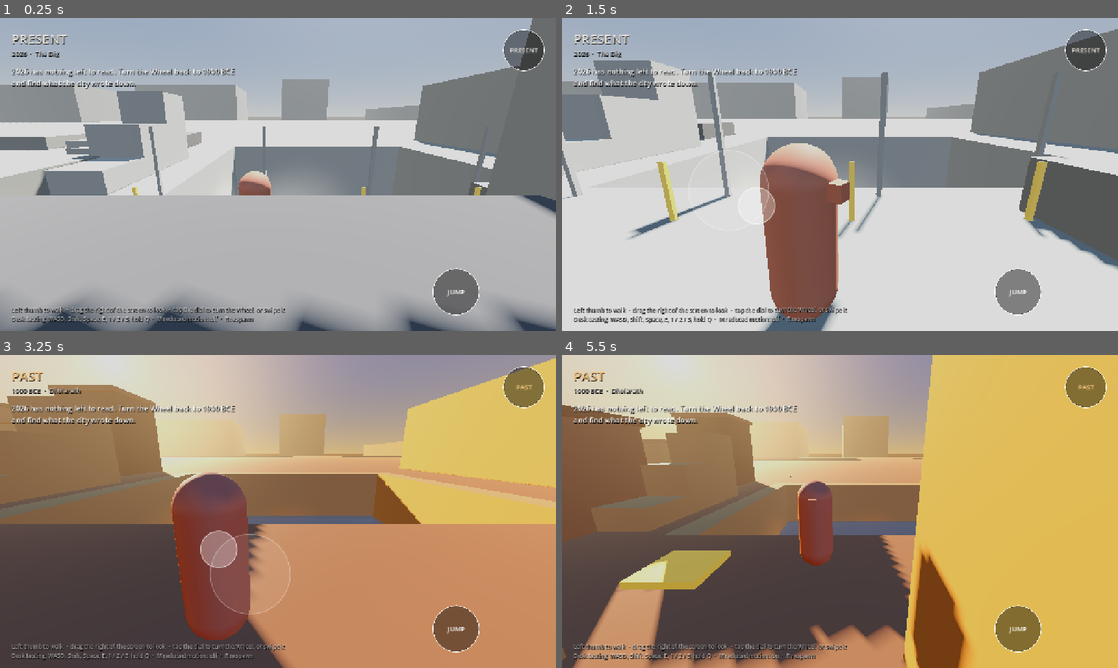
Above: before the commit, frames 1-4 (two rows, left to right).
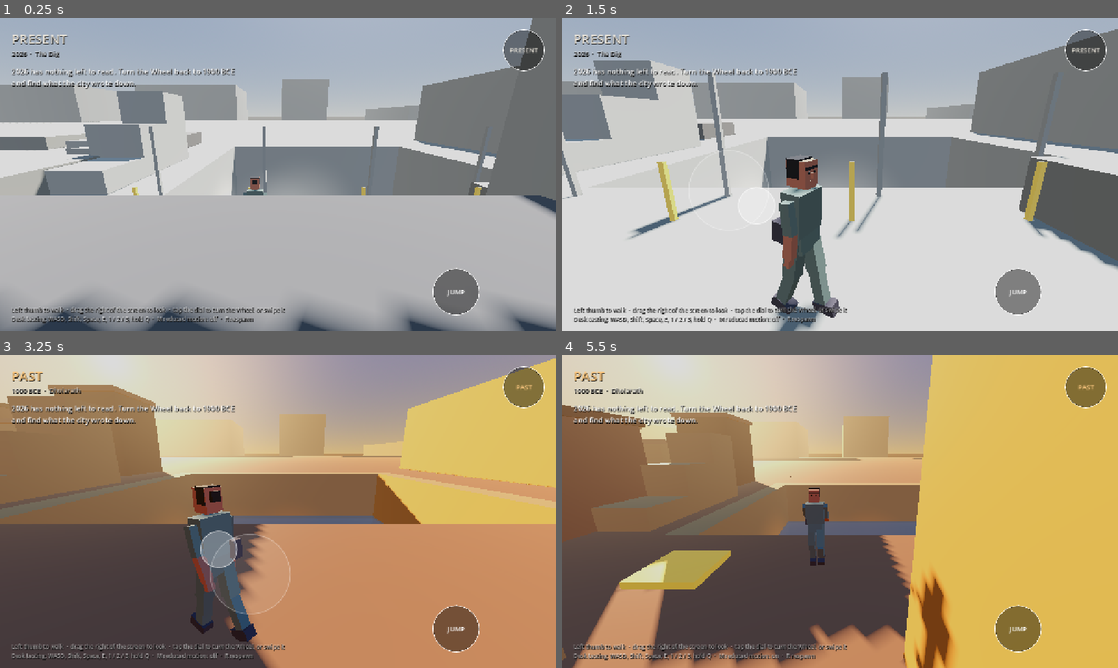
Above: after the commit, the same moments.

Repository: NatchsolutionsAdmin/Kaalchakra
Game: Godot game, scene res://scenes/Main.tscn
The game is run twice, just before and just after one commit, with the same random seed, the same clock (stepped at 60 frames per second) and the same inputs.
Inputs (mouse positions are in pixels of both pictures, inside the frame that each line leads up to):
- Up to frame 1 (0.25 s): no input
- Up to frame 2 (1.5 s): move the mouse to (962, 158) at 0.52 s; hold D (move_right) 0.53-1.25 s; tap Space (jump) at 0.6, 0.77, 1.07 s; click (962, 158) at 0.67 s; drag from (728, 190) to (812, 237) at 1.27 s
- Up to frame 3 (3.25 s): move the mouse to (333, 442) at 2.02 s; hold D (move_right) 2.03-2.75 s; tap 1 (era_past) at 2.1 s; tap Space (jump) at 2.3 s; drag from (250, 574) to (111, 464) at 2.77 s
- Up to frame 4 (5.5 s): move the mouse to (1006, 558) at 3.52 s; hold A (move_left) 3.53-4.25 s; hold E (interact) 3.53-4.25 s; tap Space (jump) at 3.77, 3.8, 4.07, 5.3 s; drag from (673, 464) to (756, 433) at 4.27 s; move the mouse to (867, 511) at 5.02 s; hold S (move_back) from 5.03 s (still down); tap M (toggle_reduced_motion) at 5.1 s; click (867, 511) at 5.17 s

The runs differ from the first frame. In frame 1, 0.4% of the frame differs, in the area x 42-49%, y 48-57%; in frame 2, 6.9%, in the area x 35-52%, y 40-100%; in frame 3, 6.5%; in frame 4, 3.4%.

Commit message:
Eva has a face and a body
You cannot stage a close-up on a capsule, so the capsule is gone. She is
blocked out in boxes now: head with brow, eyes, nose and jaw, hair and a bun,
chest, satchel, arms with elbows, legs with knees, boots. She has a front and
a back, which is the entire point.

EvaRig animates it without any animation files or a skeleton — the limbs are
empty joint nodes and the script rotates them from how fast she is actually
moving. A walk cycle from arithmetic: phase advances with distance travelled
rather than time, so the feet do not skate at any speed; arms counter-swing;
knees only bend the way knees bend; she leans into a run, tucks in the air,
and breathes when standing still so a held shot is not a photograph.

Crude and temporary. The commissioned model (R5.1) arrives with a real
skeleton and real animation, an AnimationTree replaces EvaRig, and nothing
else changes — her movement code already publishes the only thing animation
needs, which is her speed.

The important fix is in the test suite. The rig script had a parse error
(sinf, which is not a GDScript function) and the ENTIRE SUITE STILL PASSED,
because a script that fails to load just leaves its node un-scripted and
nothing complains. The suite now loads every .gd in the project and fails if
any of them does not compile. That is the second time this week an unloaded
script reached Prabhjot before it reached a test; it should be the last.

Diff:
--- /dev/null
+++ b/game/materials/mat_eva_cloth.tres
@@ -0,0 +1,5 @@
+[gd_resource type="StandardMaterial3D" format=3]
+
+[resource]
+albedo_color = Color(0.46, 0.50, 0.44, 1)
+roughness = 0.9
--- /dev/null
+++ b/game/materials/mat_eva_dark.tres
@@ -0,0 +1,5 @@
+[gd_resource type="StandardMaterial3D" format=3]
+
+[resource]
+albedo_color = Color(0.30, 0.26, 0.28, 1)
+roughness = 0.85
--- /dev/null
+++ b/game/materials/mat_eva_eye.tres
@@ -0,0 +1,5 @@
+[gd_resource type="StandardMaterial3D" format=3]
+
+[resource]
+albedo_color = Color(0.06, 0.05, 0.05, 1)
+roughness = 0.3
--- /dev/null
+++ b/game/materials/mat_eva_hair.tres
@@ -0,0 +1,5 @@
+[gd_resource type="StandardMaterial3D" format=3]
+
+[resource]
+albedo_color = Color(0.13, 0.10, 0.10, 1)
+roughness = 0.65
--- a/game/scenes/player/Eva.tscn
+++ b/game/scenes/player/Eva.tscn
@@ -1,26 +1,28 @@
-; Eva — greybox capsule with a 3rd-person orbit camera.
-; The capsule is a stand-in; the real model is a commission (REQUIREMENTS R5.1).
-[gd_scene load_steps=7 format=3]
-
-[ext_resource type="Script" path="res://scripts/player/eva.gd" id="ext_1"]
-[ext_resource type="Script" path="res://scripts/player/camera_rig.gd" id="ext_2"]
-[ext_resource type="Material" path="res://materials/mat_eva.tres" id="ext_3"]
+; Eva — blocked out in boxes. Generated by tools/eva_greybox.py.
+; The real model is a commission (R5.1); it replaces the Model subtree
+; and nothing else about this scene changes.
+[gd_scene load_steps=11 format=3]
+
+[ext_resource type="Script" path="res://scripts/player/eva.gd" id="ext_body"]
+[ext_resource type="Script" path="res://scripts/player/camera_rig.gd" id="ext_cam"]
+[ext_resource type="Script" path="res://scripts/player/eva_rig.gd" id="ext_rig"]
+[ext_resource type="Material" path="res://materials/mat_eva.tres" id="ext_skin"]
+[ext_resource type="Material" path="res://materials/mat_eva_cloth.tres" id="ext_cloth"]
+[ext_resource type="Material" path="res://materials/mat_eva_dark.tres" id="ext_dark"]
+[ext_resource type="Material" path="res://materials/mat_eva_hair.tres" id="ext_hair"]
+[ext_resource type="Material" path="res://materials/mat_eva_eye.tres" id="ext_eye"]
 
 [sub_resource type="CapsuleShape3D" id="CapsuleShape3D_body"]
 radius = 0.35
 height = 1.8
 
-[sub_resource type="CapsuleMesh" id="CapsuleMesh_body"]
-radius = 0.35
-height = 1.8
-
-[sub_resource type="BoxMesh" id="BoxMesh_nose"]
-size = Vector3(0.16, 0.16, 0.34)
+[sub_resource type="BoxMesh" id="BoxMesh_unit"]
+size = Vector3(1, 1, 1)
 
 [node name="Eva" type="CharacterBody3D"]
 collision_layer = 16
 collision_mask = 5
-script = ExtResource("ext_1")
+script = ExtResource("ext_body")
 
 [node name="Shape" type="CollisionShape3D" parent="."]
 transform = Transform3D(1, 0, 0, 0, 1, 0, 0, 0, 1, 0, 0.9, 0)
@@ -28,16 +30,155 @@
 
 [node name="Model" type="Node3D" parent="."]
 transform = Transform3D(-1, 0, 0, 0, 1, 0, 0, 0, -1, 0, 0, 0)
-
-[node name="Body" type="MeshInstance3D" parent="Model"]
-transform = Transform3D(1, 0, 0, 0, 1, 0, 0, 0, 1, 0, 0.9, 0)
-mesh = SubResource("CapsuleMesh_body")
-material_override = ExtResource("ext_3")
-
-[node name="Nose" type="MeshInstance3D" parent="Model"]
-transform = Transform3D(1, 0, 0, 0, 1, 0, 0, 0, 1, 0, 1.42, -0.3)
-mesh = SubResource("BoxMesh_nose")
-material_override = ExtResource("ext_3")
+script = ExtResource("ext_rig")
+
+[node name="Hips" type="Node3D" parent="Model"]
+transform = Transform3D(1, 0, 0, 0, 1, 0, 0, 0, 1, 0, 0.92, 0)
+
+[node name="Pelvis" type="MeshInstance3D" parent="Model/Hips"]
+transform = Transform3D(0.3, 0, 0, 0, 0.2, 0, 0, 0, 0.2, 0, -0.04, 0)
+mesh = SubResource("BoxMesh_unit")
+material_override = ExtResource("ext_cloth")
+
+[node name="Spine" type="Node3D" parent="Model/Hips"]
+transform = Transform3D(1, 0, 0, 0, 1, 0, 0, 0, 1, 0, 0.06, 0)
+
+[node name="Chest" type="MeshInstance3D" parent="Model/Hips/Spine"]
+transform = Transform3D(0.355, 0, 0, 0, 0.42, 0, 0, 0, 0.21, 0, 0.2, 0)
+mesh = SubResource("BoxMesh_unit")
+material_override = ExtResource("ext_cloth")
+
+[node name="Satchel" type="MeshInstance3D" parent="Model/Hips/Spine"]
+transform = Transform3D(0.1, 0, 0, 0, 0.2, 0, 0, 0, 0.16, 0.17, 0.02, 0.1)
+mesh = SubResource("BoxMesh_unit")
+material_override = ExtResource("ext_dark")
+
+[node name="Head" type="Node3D" parent="Model/Hips/Spine"]
+transform = Transform3D(1, 0, 0, 0, 1, 0, 0, 0, 1, 0, 0.46, 0)
+
+[node name="Skull" type="MeshInstance3D" parent="Model/Hips/Spine/Head"]
+transform = Transform3D(0.185, 0, 0, 0, 0.235, 0, 0, 0, 0.21, 0, 0.11, 0)
+mesh = SubResource("BoxMesh_unit")
+material_override = ExtResource("ext_skin")
+
+[node name="Hair" type="MeshInstance3D" parent="Model/Hips/Spine/Head"]
+transform = Transform3D(0.195, 0, 0, 0, 0.175, 0, 0, 0, 0.135, 0, 0.155, 0.028)
+mesh = SubResource("BoxMesh_unit")
+material_override = ExtResource("ext_hair")
+
+[node name="Bun" type="MeshInstance3D" parent="Model/Hips/Spine/Head"]
+transform = Transform3D(0.1, 0, 0, 0, 0.1, 0, 0, 0, 0.075, 0, 0.145, 0.108)
+mesh = SubResource("BoxMesh_unit")
+material_override = ExtResource("ext_hair")
+
+[node name="Brow" type="MeshInstance3D" parent="Model/Hips/Spine/Head"]
+transform = Transform3D(0.175, 0, 0, 0, 0.025, 0, 0, 0, 0.02, 0, 0.165, -0.1)
+mesh = SubResource("BoxMesh_unit")
+material_override = ExtResource("ext_hair")
+
+[node name="EyeL" type="MeshInstance3D" parent="Model/Hips/Spine/Head"]
+transform = Transform3D(0.035, 0, 0, 0, 0.022, 0, 0, 0, 0.015, -0.045, 0.125, -0.099)
+mesh = SubResource("BoxMesh_unit")
+material_override = ExtResource("ext_eye")
+
+[node name="EyeR" type="MeshInstance3D" parent="Model/Hips/Spine/Head"]
+transform = Transform3D(0.035, 0, 0, 0, 0.022, 0, 0, 0, 0.015, 0.045, 0.125, -0.099)
+mesh = SubResource("BoxMesh_unit")
+material_override = ExtResource("ext_eye")
+
+[node name="Nose" type="MeshInstance3D" parent="Model/Hips/Spine/Head"]
+transform = Transform3D(0.032, 0, 0, 0, 0.055, 0, 0, 0, 0.035, 0, 0.095, -0.112)
+mesh = SubResource("BoxMesh_unit")
+material_override = ExtResource("ext_skin")
+
+[node name="Jaw" type="MeshInstance3D" parent="Model/Hips/Spine/Head"]
+transform = Transform3D(0.155, 0, 0, 0, 0.075, 0, 0, 0, 0.185, 0, 0.015, -0.015)
+mesh = SubResource("BoxMesh_unit")
+material_override = ExtResource("ext_skin")
+
+[node name="ShoulderL" type="Node3D" parent="Model/Hips/Spine"]
+transform = Transform3D(1, 0, 0, 0, 1, 0, 0, 0, 1, -0.21, 0.34, 0)
+
+[node name="UpperArmL" type="MeshInstance3D" parent="Model/Hips/Spine/ShoulderL"]
+transform = Transform3D(0.095, 0, 0, 0, 0.3, 0, 0, 0, 0.105, 0, -0.14, 0)
+mesh = SubResource("BoxMesh_unit")
+material_override = ExtResource("ext_cloth")
+
+[node name="ElbowL" type="Node3D" parent="Model/Hips/Spine/ShoulderL"]
+transform = Transform3D(1, 0, 0, 0, 1, 0, 0, 0, 1, 0, -0.28, 0)
+
+[node name="ForearmL" type="MeshInstance3D" parent="Model/Hips/Spine/ShoulderL/ElbowL"]
+transform = Transform3D(0.085, 0, 0, 0, 0.26, 0, 0, 0, 0.095, 0, -0.13, 0)
+mesh = SubResource("BoxMesh_unit")
+material_override = ExtResource("ext_skin")
+
+[node name="HandL" type="MeshInstance3D" parent="Model/Hips/Spine/ShoulderL/ElbowL"]
+transform = Transform3D(0.08, 0, 0, 0, 0.1, 0, 0, 0, 0.06, 0, -0.3, 0)
+mesh = SubResource("BoxMesh_unit")
+material_override = ExtResource("ext_skin")
+
+[node name="HipL" type="Node3D" parent="Model/Hips"]
+transform = Transform3D(1, 0, 0, 0, 1, 0, 0, 0, 1, -0.095, 0, 0)
+
+[node name="ThighL" type="MeshInstance3D" parent="Model/Hips/HipL"]
+transform = Transform3D(0.145, 0, 0, 0, 0.46, 0, 0, 0, 0.155, 0, -0.23, 0)
+mesh = SubResource("BoxMesh_unit")
+material_override = ExtResource("ext_cloth")
+
+[node name="KneeL" type="Node3D" parent="Model/Hips/HipL"]
+transform = Transform3D(1, 0, 0, 0, 1, 0, 0, 0, 1, 0, -0.46, 0)
+
+[node name="ShinL" type="MeshInstance3D" parent="Model/Hips/HipL/KneeL"]
+transform = Transform3D(0.12, 0, 0, 0, 0.46, 0, 0, 0, 0.13, 0, -0.23, 0)
+mesh = SubResource("BoxMesh_unit")
+material_override = ExtResource("ext_cloth")
+
+[node name="BootL" type="MeshInstance3D" parent="Model/Hips/HipL/KneeL"]
+transform = Transform3D(0.135, 0, 0, 0, 0.12, 0, 0, 0, 0.25, 0, -0.43, -0.03)
+mesh = SubResource("BoxMesh_unit")
+material_override = ExtResource("ext_dark")
+
+[node name="ShoulderR" type="Node3D" parent="Model/Hips/Spine"]
+transform = Transform3D(1, 0, 0, 0, 1, 0, 0, 0, 1, 0.21, 0.34, 0)
+
+[node name="UpperArmR" type="MeshInstance3D" parent="Model/Hips/Spine/ShoulderR"]
+transform = Transform3D(0.095, 0, 0, 0, 0.3, 0, 0, 0, 0.105, 0, -0.14, 0)
+mesh = SubResource("BoxMesh_unit")
+material_override = ExtResource("ext_cloth")
+
+[node name="ElbowR" type="Node3D" parent="Model/Hips/Spine/ShoulderR"]
+transform = Transform3D(1, 0, 0, 0, 1, 0, 0, 0, 1, 0, -0.28, 0)
+
+[node name="ForearmR" type="MeshInstance3D" parent="Model/Hips/Spine/ShoulderR/ElbowR"]
+transform = Transform3D(0.085, 0, 0, 0, 0.26, 0, 0, 0, 0.095, 0, -0.13, 0)
+mesh = SubResource("BoxMesh_unit")
+material_override = ExtResource("ext_skin")
+
+[node name="HandR" type="MeshInstance3D" parent="Model/Hips/Spine/ShoulderR/ElbowR"]
+transform = Transform3D(0.08, 0, 0, 0, 0.1, 0, 0, 0, 0.06, 0, -0.3, 0)
+mesh = SubResource("BoxMesh_unit")
+material_override = ExtResource("ext_skin")
+
+[node name="HipR" type="Node3D" parent="Model/Hips"]
+transform = Transform3D(1, 0, 0, 0, 1, 0, 0, 0, 1, 0.095, 0, 0)
+
+[node name="ThighR" type="MeshInstance3D" parent="Model/Hips/HipR"]
+transform = Transform3D(0.145, 0, 0, 0, 0.46, 0, 0, 0, 0.155, 0, -0.23, 0)
+mesh = SubResource("BoxMesh_unit")
+material_override = ExtResource("ext_cloth")
+
+[node name="KneeR" type="Node3D" parent="Model/Hips/HipR"]
+transform = Transform3D(1, 0, 0, 0, 1, 0, 0, 0, 1, 0, -0.46, 0)
+
+[node name="ShinR" type="MeshInstance3D" parent="Model/Hips/HipR/KneeR"]
+transform = Transform3D(0.12, 0, 0, 0, 0.46, 0, 0, 0, 0.13, 0, -0.23, 0)
+mesh = SubResource("BoxMesh_unit")
+material_override = ExtResource("ext_cloth")
+
+[node name="BootR" type="MeshInstance3D" parent="Model/Hips/HipR/KneeR"]
+transform = Transform3D(0.135, 0, 0, 0, 0.12, 0, 0, 0, 0.25, 0, -0.43, -0.03)
+mesh = SubResource("BoxMesh_unit")
+material_override = ExtResource("ext_dark")
 
 [node name="WallCast" type="RayCast3D" parent="Model"]
 transform = Transform3D(1, 0, 0, 0, 1, 0, 0, 0, 1, 0, 0.55, 0)
--- a/game/scripts/dev/shots.gd
+++ b/game/scripts/dev/shots.gd
@@ -124,6 +124,22 @@
 	touch_ui.get("_paint").queue_redraw()
 	await _settle(6)
 
+	# 4c. Portrait — does she have a face worth framing?
+	TimeShift.request_shift(Era.Id.PRESENT)
+	await _stand(Vector3(0, 1.2, -24), 180.0)
+	_overview.global_position = _player.global_position + Vector3(0.55, 1.62, 1.25)
+	_overview.look_at(_player.global_position + Vector3(0, 1.52, 0), Vector3.UP)
+	_overview.fov = 42.0
+	_overview.make_current()
+	await _settle(14)
+	await _shot("eva_portrait")
+	_overview.global_position = _player.global_position + Vector3(2.1, 1.1, 2.6)
+	_overview.look_at(_player.global_position + Vector3(0, 0.95, 0), Vector3.UP)
+	_overview.fov = 52.0
+	await _settle(14)
+	await _shot("eva_full")
+	_overview.fov = 62.0
+
 	# 5. Overview from the south-east.
 	_overview.global_position = Vector3(52, 40, 26)
 	_overview.look_at(Vector3(0, -2, -18), Vector3.UP)
--- a/game/scripts/dev/smoke_test.gd
+++ b/game/scripts/dev/smoke_test.gd
@@ -79,6 +79,28 @@
 			out.append(granted)
 	for child: Node in node.get_children():
 		_collect_progress(child, out)
+
+
+## Walks res://scripts and loads every .gd. A script that fails to parse
+## returns null here instead of silently doing nothing at runtime.
+func _compile_all(dir_path: String, broken: Array[String]) -> int:
+	var count := 0
+	var dir := DirAccess.open(dir_path)
+	if dir == null:
+		return 0
+	dir.list_dir_begin()
+	var entry := dir.get_next()
+	while entry != "":
+		var full := dir_path.path_join(entry)
+		if dir.current_is_dir():
+			count += _compile_all(full, broken)
+		elif entry.ends_with(".gd"):
+			count += 1
+			if load(full) == null:
+				broken.append(full)
+		entry = dir.get_next()
+	dir.list_dir_end()
+	return count
 
 
 func _count_lines(chunks: Dictionary) -> int:
@@ -587,21 +609,20 @@
 		print("           ... and %d more" % (wanted_audio.size() - 6))
 
 	# A typo must produce a readable complaint, not a crash.
-	var broken := DialogueParser.parse("::a\nEVA: hi\n-> nowhere\n")
-	_ok("a jump to a missing chunk is reported", broken["errors"].size() == 1,
-		str(broken["errors"]))
-
-	Story.reset()
-
-	print("\n-- the dev tools themselves --")
-	# These are never loaded by the rest of the suite, so a parse error in one
-	# used to reach Prabhjot before it reached a test.
-	for tool_path: String in [
-		"res://scripts/dev/prologue_run.gd",
-		"res://scripts/dev/shots.gd",
-		"res://scripts/dev/vo_manifest.gd",
-	]:
-		_ok("%s compiles" % tool_path.get_file(), load(tool_path) != null)
+	var bad_jump := DialogueParser.parse("::a\nEVA: hi\n-> nowhere\n")
+	_ok("a jump to a missing chunk is reported", bad_jump["errors"].size() == 1,
+		str(bad_jump["errors"]))
+
+	Story.reset()
+
+	print("\n-- every script in the project compiles --")
+	# Eva's rig script had a parse error and the whole suite still passed,
+	# because a script that fails to load just leaves its node un-scripted and
+	# nothing complained. Load every one of them and find out.
+	var broken: Array[String] = []
+	var checked := _compile_all("res://scripts", broken)
+	_ok("all %d scripts load" % checked, broken.is_empty(),
+		"\n        broken: " + "\n        broken: ".join(broken))
 
 	print("\n-- the safety net --")
 	player.global_position = Vector3(0, -200, -26)
--- /dev/null
+++ b/game/scripts/player/eva_rig.gd
@@ -0,0 +1,102 @@
+## EvaRig — moves the blocked-out body.
+##
+## No animation files and no skeleton: the limbs are empty joint nodes with
+## boxes hanging off them, and this rotates the joints from how fast she is
+## actually moving. A walk cycle from arithmetic.
+##
+## It is deliberately crude, and it is temporary. When the commissioned model
+## arrives (R5.1) it comes with a real skeleton and real animation, an
+## AnimationTree replaces this file, and nothing else changes — her movement
+## code already publishes the only thing animation needs, which is her speed.
+##
+## What it buys right now: she has a front, a back and a readable gait, so a
+## staged camera shot has something to point at.
+extends Node3D
+
+@export var run_speed := 6.4
+## Radians of leg swing at a full run.
+@export var stride := 0.95
+## Strides per metre travelled — what keeps the feet from skating.
+@export var cycle_per_metre := 0.55
+@export var bob_height := 0.045
+
+@onready var hips: Node3D = $Hips
+@onready var spine: Node3D = $Hips/Spine
+@onready var head: Node3D = $Hips/Spine/Head
+@onready var hip_l: Node3D = $Hips/HipL
+@onready var hip_r: Node3D = $Hips/HipR
+@onready var knee_l: Node3D = $Hips/HipL/KneeL
+@onready var knee_r: Node3D = $Hips/HipR/KneeR
+@onready var shoulder_l: Node3D = $Hips/Spine/ShoulderL
+@onready var shoulder_r: Node3D = $Hips/Spine/ShoulderR
+@onready var elbow_l: Node3D = $Hips/Spine/ShoulderL/ElbowL
+@onready var elbow_r: Node3D = $Hips/Spine/ShoulderR/ElbowR
+
+var _body: CharacterBody3D
+var _phase := 0.0
+var _breath := 0.0
+var _rest_hip_y := 0.0
+
+
+func _ready() -> void:
+	_body = get_parent() as CharacterBody3D
+	_rest_hip_y = hips.position.y
+
+
+func _process(delta: float) -> void:
+	if _body == null:
+		return
+
+	var speed := Vector2(_body.velocity.x, _body.velocity.z).length()
+	var effort := clampf(speed / run_speed, 0.0, 1.0)
+	var airborne := not _body.is_on_floor()
+
+	# Phase advances with distance covered, not with time, so the feet keep up
+	# with her whatever speed she is going.
+	_phase += speed * cycle_per_metre * TAU * delta
+	_breath += delta
+
+	if airborne:
+		_pose_airborne(delta)
+		return
+
+	var swing := sin(_phase)
+	var amount := stride * effort
+
+	# +X at a hip swings that leg forward; the arms run opposite, as they do.
+	hip_l.rotation.x = lerp(hip_l.rotation.x, swing * amount, 0.4)
+	hip_r.rotation.x = lerp(hip_r.rotation.x, -swing * amount, 0.4)
+	# Knees only bend one way, and only on the trailing leg.
+	knee_l.rotation.x = lerp(knee_l.rotation.x, -maxf(0.0, -swing) * amount * 1.1, 0.4)
+	knee_r.rotation.x = lerp(knee_r.rotation.x, -maxf(0.0, swing) * amount * 1.1, 0.4)
+
+	shoulder_l.rotation.x = lerp(shoulder_l.rotation.x, -swing * amount * 0.75, 0.4)
+	shoulder_r.rotation.x = lerp(shoulder_r.rotation.x, swing * amount * 0.75, 0.4)
+	elbow_l.rotation.x = lerp(elbow_l.rotation.x, -0.15 - absf(swing) * 0.3 * effort, 0.4)
+	elbow_r.rotation.x = lerp(elbow_r.rotation.x, -0.15 - absf(swing) * 0.3 * effort, 0.4)
+
+	# Two bobs per stride, and she leans into a run.
+	hips.position.y = lerp(hips.position.y,
+		_rest_hip_y - absf(sin(_phase)) * bob_height * effort, 0.4)
+	spine.rotation.x = lerp(spine.rotation.x, -0.16 * effort + _idle_breath(effort), 0.3)
+	head.rotation.x = lerp(head.rotation.x, 0.10 * effort, 0.3)
+
+
+## Standing still is not nothing — she breathes, so a held shot is not a
+## photograph.
+func _idle_breath(effort: float) -> float:
+	return sin(_breath * 1.6) * 0.012 * (1.0 - effort)
+
+
+func _pose_airborne(delta: float) -> void:
+	var k := clampf(8.0 * delta, 0.0, 1.0)
+	hip_l.rotation.x = lerp(hip_l.rotation.x, 0.45, k)
+	hip_r.rotation.x = lerp(hip_r.rotation.x, -0.2, k)
+	knee_l.rotation.x = lerp(knee_l.rotation.x, -0.9, k)
+	knee_r.rotation.x = lerp(knee_r.rotation.x, -0.35, k)
+	shoulder_l.rotation.x = lerp(shoulder_l.rotation.x, -0.5, k)
+	shoulder_r.rotation.x = lerp(shoulder_r.rotation.x, -0.7, k)
+	elbow_l.rotation.x = lerp(elbow_l.rotation.x, -0.7, k)
+	elbow_r.rotation.x = lerp(elbow_r.rotation.x, -0.9, k)
+	hips.position.y = lerp(hips.position.y, _rest_hip_y - 0.02, k)
+	spine.rotation.x = lerp(spine.rotation.x, -0.12, k)
Not shown: 1 places in game/scenes/player/Eva.tscn that only renumber resources
Not shown, added: game/scripts/player/eva_rig.gd.uid
